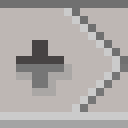
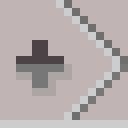
Layers edited between the first and the second w=128, h=128 image:
renamed "border down" to "Border 1", moved it above "L - Border", painted on it over (0, 112, 128, 128)
renamed "border top" to "L - Border", moved it above "Sh - Border", painted on it over (0, 0, 128, 120)
renamed "border center" to "Sh - Border", moved it above "Plus", painted on it over (72, 0, 128, 120)
